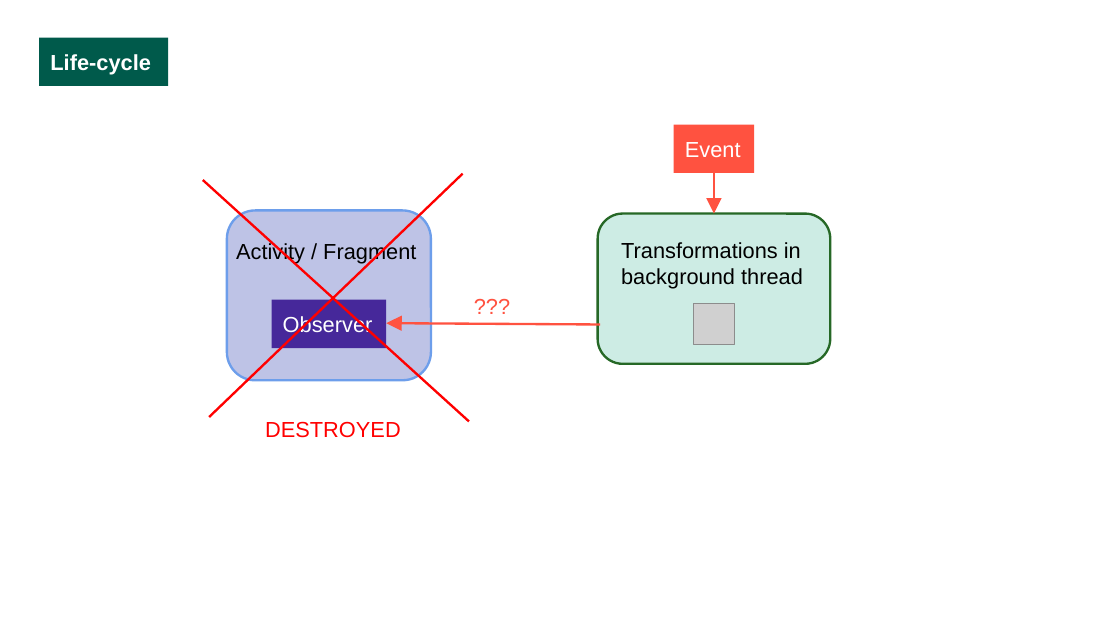
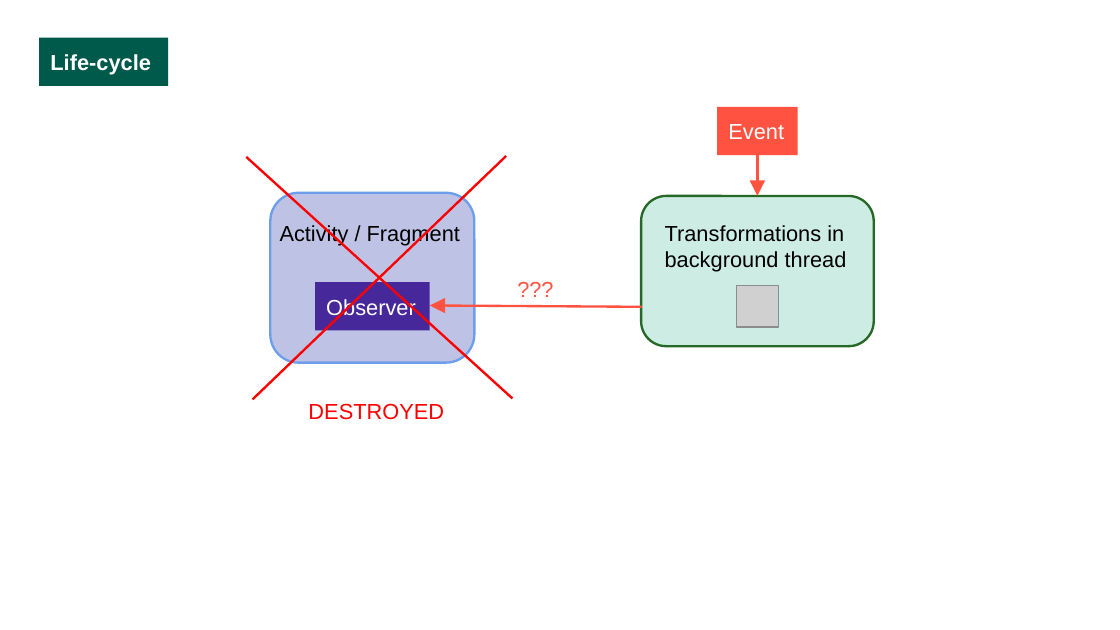
Before and after one commit to luciapayo/DroidconPresentation, a slide deck: slide 39 of Presentation/DroidconRx.potx.pptx (slide 38 before the commit). Drawn at 1120x630 pixels with LibreOffice and Linux fonts; fonts in the diff are those of the drawing; grey boxes stand for pictures; background and template pictures are left out. Boxes give left, top, right and bottom in pixels: in the first picture for what was removed or moved away, otherwise in the second. Text is boxed around its words. In the diff, an @@ line names an element or a change of style, - is before the commit and + after.

```diff
--- a/Presentation/DroidconRx.potx.pptx
+++ b/Presentation/DroidconRx.potx.pptx
@@ line moved from (203, 180) - (469, 421) to (246, 157) - (513, 399) @@
@@ arrow moved from (713, 172) - (713, 214) to (757, 156) - (757, 196) @@
@@ 4 texts, 2 rectangles, 2 rounded rectangles, 1 picture, 1 line, 1 arrow: place and size @@
-4 texts, 2 rectangles, 2 rounded rectangles, 1 picture, 1 line, 1 arrow at bbox=[209, 124, 831, 438]
+4 texts, 2 rectangles, 2 rounded rectangles, 1 picture, 1 line, 1 arrow at bbox=[253, 106, 874, 420]
```
Also in this commit, not shown: 15 other slides changed, 9 slides added, 3 slides removed, 2 other files.
